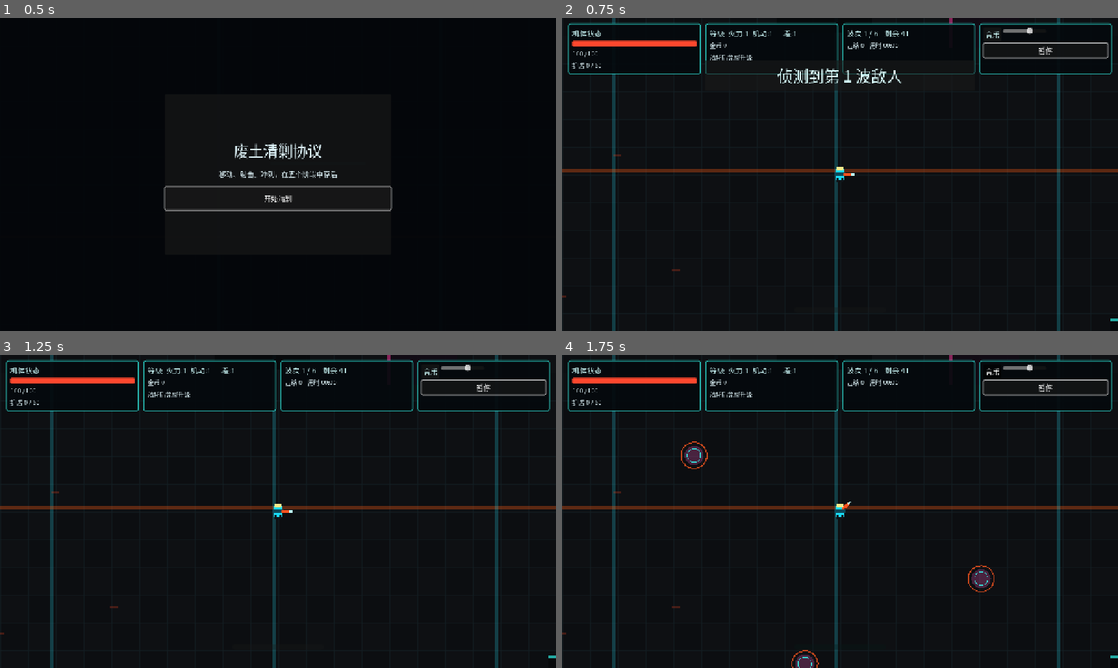
Above: before the commit, frames 1-4 (two rows, left to right).
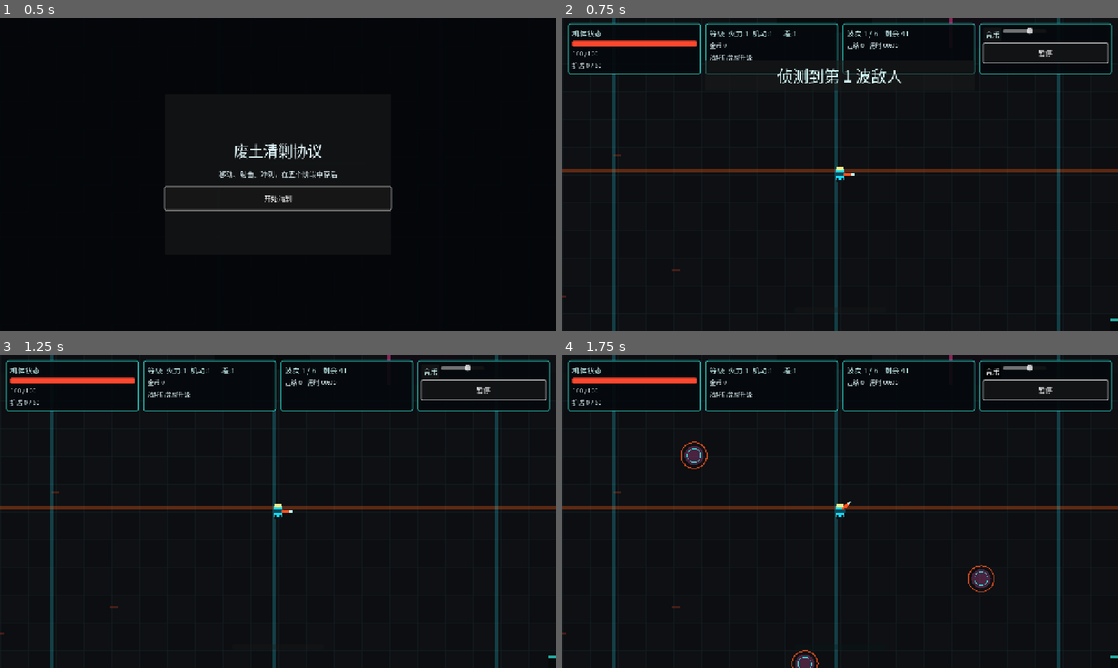
Above: after the commit, the same moments.

Repository: xiejiamincyq/2d-game
Game: Godot game, scene res://scenes/Main.tscn
Two runs of this game, one before a commit and one after it. Both use one fixed random seed, a clock stepped at 60 frames per second and the inputs below.
Inputs:
- Up to frame 1 (0.5 s): no input
- Up to frame 2 (0.75 s): click "开始清剿" at 0.5 s
- Up to frame 3 (1.25 s): no input
- Up to frame 4 (1.75 s): click "音乐" at 1.25 s

Frame 1 is identical in both runs. In frame 2, 0.3% of the frame differs, in the area x 75-99%, y 9-15%; in frame 3, 0.3%; in frame 4, 0.3%.

Commit message:
feat: complete accessibility release gate
Add four-resolution result layout coverage, 44px critical controls, contrast and font assertions, a versioned Windows export preset, and a reproducible PCK startup check with release documentation.

Diff:
--- a/scripts/tests/UITest.gd
+++ b/scripts/tests/UITest.gd
@@ -46,6 +46,22 @@
 		return
 	if not _assert_true(ui_font.font_names.has("Microsoft YaHei UI") and ui_font.font_names.has("Noto Sans CJK SC"), "shared UI theme lost its Chinese font fallback chain"):
 		return
+	if not _assert_true(ui.root.theme.default_font_size >= 16, "shared UI theme body text fell below 16px"):
+		return
+	var dark_backdrop := Color(0.015, 0.025, 0.04)
+	var label_color: Color = ui.root.theme.get_color("font_color", "Label")
+	var button_color: Color = ui.root.theme.get_color("font_color", "Button")
+	var button_background := dark_backdrop
+	var button_style: StyleBox = ui.start_button.get_theme_stylebox("normal")
+	if button_style is StyleBoxFlat:
+		button_background = button_style.bg_color
+	if not _assert_true(_contrast_ratio(label_color, dark_backdrop) >= 4.5, "default label contrast fell below 4.5:1"):
+		return
+	if not _assert_true(_contrast_ratio(button_color, button_background) >= 4.5, "default button contrast fell below 4.5:1"):
+		return
+	for button in [ui.start_button, ui.continue_button, ui.hud.pause_button, ui.pause_screen.resume_button, ui.result_screen.restart_button, ui.settlement_screen.close_button]:
+		if not _assert_true(button.get_combined_minimum_size().y >= 44.0 and button.focus_mode == Control.FOCUS_ALL, "%s lost its 44px keyboard-focusable target" % button.name):
+			return
 
 	for size in [Vector2(960, 540), Vector2(1280, 720), Vector2(1920, 1080), Vector2(2560, 1080)]:
 		ui.apply_viewport_size(size)
@@ -57,11 +73,16 @@
 		var hud_required: Vector2 = ui.hud.get_required_size()
 		var settlement_required: Vector2 = ui.settlement_screen.get_required_size()
 		var pause_required: Vector2 = ui.pause_screen.get_required_size()
+		if not _assert_true(ui.result_screen.has_method("get_required_size"), "result screen does not expose the shared viewport-size contract"):
+			return
+		var result_required: Vector2 = ui.result_screen.get_required_size()
 		if not _assert_true(hud_required.x <= size.x and hud_required.y <= size.y, "HUD minimum %s exceeded viewport %s" % [hud_required, size]):
 			return
 		if not _assert_true(settlement_required.x <= size.x and settlement_required.y <= size.y, "settlement minimum %s exceeded viewport %s" % [settlement_required, size]):
 			return
 		if not _assert_true(pause_required.x <= size.x and pause_required.y <= size.y, "pause minimum %s exceeded viewport %s" % [pause_required, size]):
+			return
+		if not _assert_true(result_required.x <= size.x and result_required.y <= size.y, "result minimum %s exceeded viewport %s" % [result_required, size]):
 			return
 
 	if not _assert_true(ui.settlement_screen.mouse_filter == Control.MOUSE_FILTER_STOP, "settlement overlay does not stop mouse input"):
@@ -116,3 +137,18 @@
 	await process_frame
 	print("TEST PASS: UITest %d" % assertions)
 	quit(0)
+
+func _contrast_ratio(first: Color, second: Color) -> float:
+	var lighter := maxf(_relative_luminance(first), _relative_luminance(second))
+	var darker := minf(_relative_luminance(first), _relative_luminance(second))
+	return (lighter + 0.05) / (darker + 0.05)
+
+func _relative_luminance(color: Color) -> float:
+	return (
+		0.2126 * _linear_channel(color.r)
+		+ 0.7152 * _linear_channel(color.g)
+		+ 0.0722 * _linear_channel(color.b)
+	)
+
+func _linear_channel(value: float) -> float:
+	return value / 12.92 if value <= 0.04045 else pow((value + 0.055) / 1.055, 2.4)
--- a/scripts/ui/HUD.gd
+++ b/scripts/ui/HUD.gd
@@ -94,6 +94,7 @@
 	audio_row.add_child(bgm_volume_slider)
 	pause_button = Button.new()
 	pause_button.text = "暂停"
+	pause_button.custom_minimum_size = Vector2(120, 44)
 	pause_button.focus_mode = Control.FOCUS_ALL
 	pause_button.pressed.connect(func() -> void: pause_requested.emit())
 	controls_box.add_child(audio_row)
--- a/scripts/ui/ResultScreen.gd
+++ b/scripts/ui/ResultScreen.gd
@@ -34,6 +34,7 @@
 	box.add_child(result_label)
 	restart_button = Button.new()
 	restart_button.text = "重新开始"
+	restart_button.custom_minimum_size = Vector2(220, 48)
 	restart_button.focus_mode = Control.FOCUS_ALL
 	restart_button.pressed.connect(func() -> void: restart_requested.emit())
 	box.add_child(restart_button)
@@ -59,3 +60,6 @@
 
 func apply_viewport_size(viewport_size: Vector2) -> void:
 	panel.custom_minimum_size = Vector2(minf(520.0, viewport_size.x - 40.0), minf(340.0, viewport_size.y - 40.0))
+
+func get_required_size() -> Vector2:
+	return panel.get_combined_minimum_size() + Vector2(40, 40)
Not shown, added: export_presets.cfg
Not shown, changed: .gitignore
Not shown, changed: README.md
Not shown, added: docs/release/2026-07-26-phase6-release-checklist.md
Not shown, changed: docs/testing.md
Not shown, added: scripts/tests/run_release_checks.ps1
Not shown, changed: tasks/plan.md
Not shown, changed: tasks/todo.md
